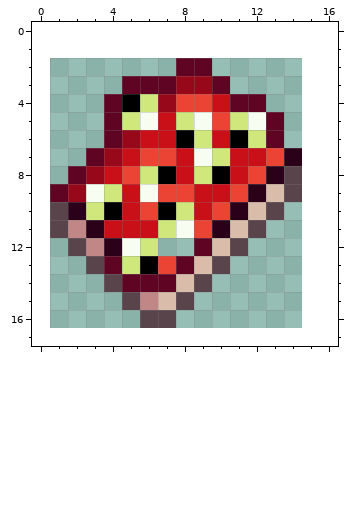
Pixel-art sprite -- Items/Weapons/Magic/EyeSpy.png. Above, as it was before the edit.
The file is 28x30 pixels, drawn in blocks of 2x2; one block is one cell here. The old version is drawn lined up with the new one, on the new canvas.
Now the later version:
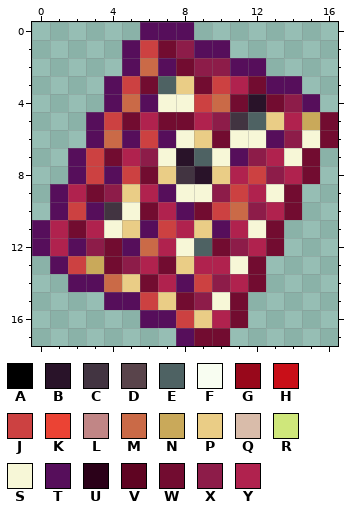
Palette (. is transparent): A #000000  B #291329  C #423441  D #59444b  E #4e6263  F #f8fdf1  G #98081b  H #c90f18  J #cc4141  K #eb4334  L #c18686  M #ca6a47  N #c9a95a  P #eacd86  Q #d9bcaa  R #cfe77b  S #f7f7d7  T #560e5b  U #2b0119  V #5f0422  W #720c30  X #8d1c49  Y #b0224e
From old to new:
canvas 14x15 -> 17x18, the old top-left corner now at 1,2
@@ x 0..16 @@
- 0 .................
- 1 .................
- 2 ........VV.......
- 3 .....VVVGGV......
- 4 ....VARGKKHVV....
- 5 ....VRFHRFKRFV...
- 6 ....VGHHARHARV...
- 7 ...VGHKKHFRHHKU..
- 8 ..VGHKRAHRAHKUD..
- 9 .VGFRHFKKHHKUQD..
-10 .DURAHKARHKUQD...
-11 .DLUHHHRFKUQD....
-12 ..DLUFR..VQD.....
-13 ...DVRAKVQD......
-14 ....DVVVQD.......
-15 .....DLQD........
-16 ......DD.........
-17 .................
+ 0 ......TTT........
+ 1 .....TJWXTT......
+ 2 .....TMTWXXTT....
+ 3 ....TJWEPWJYWTT..
+ 4 ....TMTSSJMWBWXT.
+ 5 ...TJWYWWYXCEPYNW
+ 6 ...TMTJTSPWSSTXSW
+ 7 ..TJWYXSBESTXYSW.
+ 8 ..TJTJWPCBPYJXYW.
+ 9 .TYWXPYTSSXJYSW..
+10 .TJTCSWYTWJMXYW..
+11 TYWYSPTJYPTYSW...
+12 TYTXWTMYSEWXYW...
+13 .TJNWXYWPYYSW....
+14 ..TTMPWYTJXYW....
+15 ....TTJPWXSW.....
+16 ......TTJPYW.....
+17 ........TWW......
